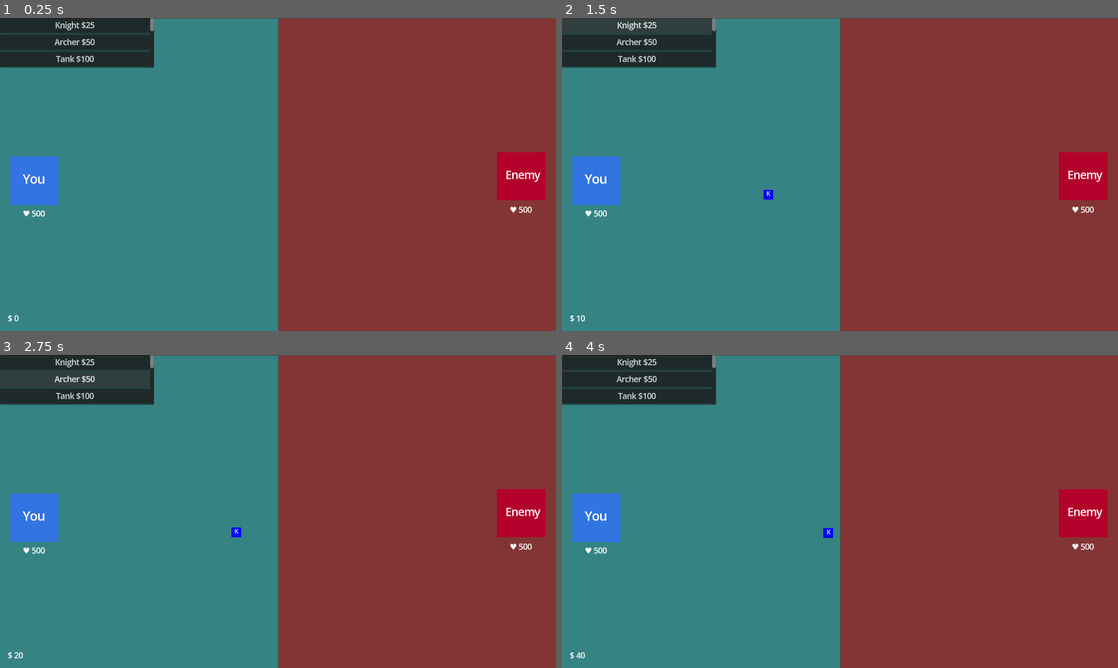
Above: before the commit, frames 1-4 (two rows, left to right).
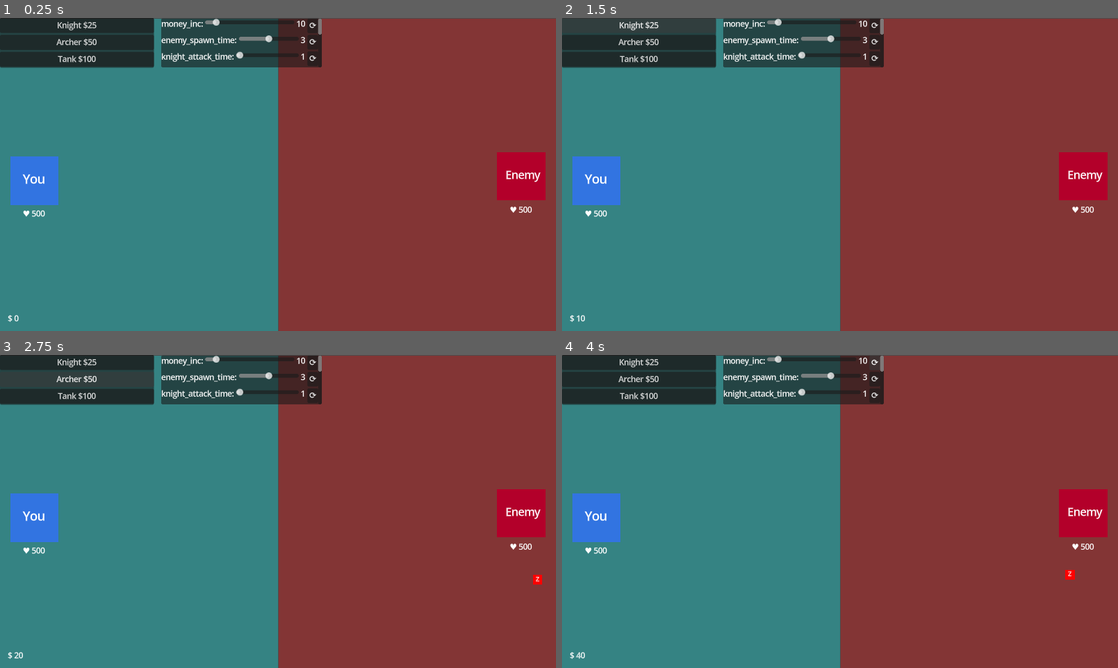
Above: after the commit, the same moments.

Repository: hpi-swa-lab/godot-pronto
Game: Godot game, scene res://prototypes/i4w1-jf-tower-defense/tower-defense.tscn
Same seed, same stepped clock (60 frames per second), same inputs: the game is played once before the commit and once after it.
Inputs (mouse positions are in pixels of both pictures, inside the frame that each line leads up to):
- Up to frame 1 (0.25 s): no input
- Up to frame 2 (1.5 s): click (634, 77) at 0.5 s, where only the run before the commit has a clickable "Spawn Enemy"; click "Knight $25" at 1.25 s
- Up to frame 3 (2.75 s): click "Archer $50" at 2 s
- Up to frame 4 (4 s): click "Tank $100" at 2.75 s; click "⟳" at 3.5 s

The runs differ from the first frame. In frame 1, 4.9% of the frame differs, in the area x 9-58%, y 0-16%; in frame 2, 4.9%; in frame 3, 5.0%; in frame 4, 5.0%, in the area x 9-93%, y 0-72%.

Commit message:
save current state

Diff:
--- a/prototypes/i4w1-jf-tower-defense/Castle.gd
+++ b/prototypes/i4w1-jf-tower-defense/Castle.gd
@@ -1,4 +1,4 @@
-extends StaticBody2D
+extends Area2D
 
 var attacker: CharacterBody2D = null
 @export var life_property: String = ""
--- a/prototypes/i4w1-jf-tower-defense/Enemy.gd
+++ b/prototypes/i4w1-jf-tower-defense/Enemy.gd
@@ -13,11 +13,12 @@
 var target: Node2D = null
 var attacker: Node2D = null
 
-@export var speed: float
+@export var speed_prop: String
 @export var health: float
 @export var damage: float
 
 func _ready():
+	nav_agent.path_desired_distance = 4.0
 	dead_color = Color(color.r, color.g, color.b, 0.0)
 	max_health = health
 	if target_location:
@@ -27,7 +28,7 @@
 
 func _physics_process(delta):
 	var dir = to_local(nav_agent.get_next_path_position()).normalized()
-	velocity = dir * speed
+	velocity = dir * G.at(speed_prop)
 	move_and_slide()
 	check_if_target_out_of_dist()
 	queue_redraw()
--- a/prototypes/i4w1-jf-tower-defense/tower-defense.tscn
+++ b/prototypes/i4w1-jf-tower-defense/tower-defense.tscn
@@ -416,12 +416,168 @@
 deferred = false
 enabled = true
 
+[sub_resource type="GDScript" id="GDScript_0r3jk"]
+script/source = "@tool
+extends U
+@warning_ignore(\"unused_parameter\")
+func run(from, to):
+	var rng = RandomNumberGenerator.new()
+	var rndY = rng.randi_range(0, 650)
+	return Vector2(1200, rndY)
+"
+
+[sub_resource type="Resource" id="Resource_pyqtv"]
+script = ExtResource("4_gmxrw")
+nested_script = SubResource("GDScript_0r3jk")
+argument_names = ["from", "to"]
+return_value = true
+
+[sub_resource type="GDScript" id="GDScript_m5ytd"]
+script/source = "@tool
+extends U
+@warning_ignore(\"unused_parameter\")
+func run(from, to):
+	return true
+"
+
+[sub_resource type="Resource" id="Resource_scs58"]
+script = ExtResource("4_gmxrw")
+nested_script = SubResource("GDScript_m5ytd")
+argument_names = ["from", "to"]
+return_value = true
+
+[sub_resource type="Resource" id="Resource_8hvba"]
+script = ExtResource("4_0nawf")
+signal_name = "elapsed"
+to = NodePath("../EnemySpawner")
+invoke = "spawn_at"
+arguments = [SubResource("Resource_pyqtv")]
+only_if = SubResource("Resource_scs58")
+deferred = false
+enabled = true
+
+[sub_resource type="GDScript" id="GDScript_dimjq"]
+script/source = "@tool
+extends U
+@warning_ignore(\"unused_parameter\")
+func run():
+	return G.at(\"enemy_spawn_time\")
+"
+
+[sub_resource type="Resource" id="Resource_eswth"]
+script = ExtResource("4_gmxrw")
+nested_script = SubResource("GDScript_dimjq")
+argument_names = []
+return_value = true
+
+[sub_resource type="NavigationPolygon" id="NavigationPolygon_l2jg2"]
+vertices = PackedVector2Array(1428, -118, 1388, 766, 1150, 393, 1150, 257, -101, -80, 1009, 257, -141, 774, 1010, 393, 121, 387, 20, 387, 20, 287, 121, 287)
+polygons = Array[PackedInt32Array]([PackedInt32Array(0, 1, 2, 3), PackedInt32Array(4, 0, 3, 5), PackedInt32Array(2, 1, 6, 7), PackedInt32Array(8, 7, 6, 9), PackedInt32Array(9, 6, 4, 10), PackedInt32Array(10, 4, 5, 11), PackedInt32Array(11, 5, 7, 8)])
+outlines = Array[PackedVector2Array]([PackedVector2Array(20, 287, 121, 287, 121, 387, 20, 387), PackedVector2Array(1009, 257, 1150, 257, 1150, 393, 1010, 393), PackedVector2Array(-101, -80, 1428, -118, 1388, 766, -141, 774)])
+
+[sub_resource type="GDScript" id="GDScript_lhnjy"]
+script/source = "@tool
+extends U
+@warning_ignore(\"unused_parameter\")
+func run(from, to):
+	return \"player_money\"
+"
+
+[sub_resource type="Resource" id="Resource_mssep"]
+script = ExtResource("4_gmxrw")
+nested_script = SubResource("GDScript_lhnjy")
+argument_names = ["from", "to"]
+return_value = true
+
+[sub_resource type="GDScript" id="GDScript_15k8m"]
+script/source = "@tool
+extends U
+@warning_ignore(\"unused_parameter\")
+func run(from, to):
+	return G.at(\"money_inc\")
+"
+
+[sub_resource type="Resource" id="Resource_2bsfd"]
+script = ExtResource("4_gmxrw")
+nested_script = SubResource("GDScript_15k8m")
+argument_names = ["from", "to"]
+return_value = true
+
+[sub_resource type="GDScript" id="GDScript_4kn6d"]
+script/source = "@tool
+extends U
+@warning_ignore(\"unused_parameter\")
+func run(from, to):
+	return true
+"
+
+[sub_resource type="Resource" id="Resource_bgev6"]
+script = ExtResource("4_gmxrw")
+nested_script = SubResource("GDScript_4kn6d")
+argument_names = ["from", "to"]
+return_value = true
+
+[sub_resource type="Resource" id="Resource_ysxx3"]
+script = ExtResource("4_0nawf")
+signal_name = "elapsed"
+to = NodePath("State")
+invoke = "inc"
+arguments = [SubResource("Resource_mssep"), SubResource("Resource_2bsfd")]
+only_if = SubResource("Resource_bgev6")
+deferred = false
+enabled = true
+
+[sub_resource type="GDScript" id="GDScript_6d4hq"]
+script/source = "@tool
+extends U
+@warning_ignore(\"unused_parameter\")
+func run():
+	return \"$ \" + str(G.at(\"player_money\"))
+"
+
+[sub_resource type="Resource" id="Resource_dyfov"]
+script = ExtResource("4_gmxrw")
+nested_script = SubResource("GDScript_6d4hq")
+argument_names = []
+return_value = true
+
+[sub_resource type="GDScript" id="GDScript_i12no"]
+script/source = "@tool
+extends U
+@warning_ignore(\"unused_parameter\")
+func run():
+	return \"♥ \" + str(G.at(\"player_life\"))
+"
+
+[sub_resource type="Resource" id="Resource_6xqf2"]
+script = ExtResource("4_gmxrw")
+nested_script = SubResource("GDScript_i12no")
+argument_names = []
+return_value = true
+
+[sub_resource type="GDScript" id="GDScript_u2q75"]
+script/source = "@tool
+extends U
+@warning_ignore(\"unused_parameter\")
+func run():
+	return \"♥ \" + str(G.at(\"enemy_life\"))
+"
+
+[sub_resource type="Resource" id="Resource_o5pu6"]
+script = ExtResource("4_gmxrw")
+nested_script = SubResource("GDScript_u2q75")
+argument_names = []
+return_value = true
+
 [sub_resource type="GDScript" id="GDScript_in53g"]
 script/source = "@tool
 extends U
 @warning_ignore(\"unused_parameter\")
 func run():
-	return true
+	if G.at(\"player_money\") >= 25:
+		G.inc(\"player_money\", -25)
+		return true
+	return false
 "
 
 [sub_resource type="Resource" id="Resource_5yemp"]
@@ -476,8 +632,8 @@
 extends U
 @warning_ignore(\"unused_parameter\")
 func run():
-	if G.at(\"player_money\") >= G.at(\"archer_cost\"):
-		G.put(\"player_money\", G.at(\"player_money\") - G.at(\"archer_cost\"))
+	if G.at(\"player_money\") >= 50:
+		G.inc(\"player_money\", -50)
 		return true
 	return false
 "
@@ -534,8 +690,8 @@
 extends U
 @warning_ignore(\"unused_parameter\")
 func run():
-	if G.at(\"player_money\") >= G.at(\"tank_cost\"):
-		G.put(\"player_money\", G.at(\"player_money\") - G.at(\"tank_cost\"))
+	if G.at(\"player_money\") >= 100:
+		G.inc(\"player_money\", -100)
 		return true
 	return false
 "
@@ -587,146 +743,6 @@
 deferred = false
 enabled = true
 
-[sub_resource type="GDScript" id="GDScript_bh8r6"]
-script/source = "@tool
-extends U
-@warning_ignore(\"unused_parameter\")
-func run(result, from, to):
-	var rng = RandomNumberGenerator.new()
-	var rndX = rng.randi_range(575, 1000)
-	var rndY = rng.randi_range(0, 650)
-	return Vector2(rndX, rndY)
-"
-
-[sub_resource type="Resource" id="Resource_vdxoq"]
-script = ExtResource("4_gmxrw")
-nested_script = SubResource("GDScript_bh8r6")
-argument_names = ["result", "from", "to"]
-return_value = true
-
-[sub_resource type="GDScript" id="GDScript_fwwrg"]
-script/source = "@tool
-extends U
-@warning_ignore(\"unused_parameter\")
-func run(result, from, to):
-	return true
-"
-
-[sub_resource type="Resource" id="Resource_xtm80"]
-script = ExtResource("4_gmxrw")
-nested_script = SubResource("GDScript_fwwrg")
-argument_names = ["result", "from", "to"]
-return_value = true
-
-[sub_resource type="Resource" id="Resource_a3h3y"]
-script = ExtResource("4_0nawf")
-signal_name = "after"
-to = NodePath("../../../EnemySpawner")
-invoke = "spawn_at"
-arguments = [SubResource("Resource_vdxoq")]
-only_if = SubResource("Resource_xtm80")
-deferred = false
-enabled = true
-
-[sub_resource type="NavigationPolygon" id="NavigationPolygon_l2jg2"]
-vertices = PackedVector2Array(-106, 694, 121, 387, 1029, 379, 1130, 379, 1199, 747, 1229, -31, 1128, 277, 20, 287, -29, -36, 1029, 279, 121, 287, 20, 387)
-polygons = Array[PackedInt32Array]([PackedInt32Array(0, 1, 2, 3, 4), PackedInt32Array(5, 4, 3, 6), PackedInt32Array(7, 8, 5, 6, 9, 10), PackedInt32Array(11, 1, 0), PackedInt32Array(11, 0, 8, 7), PackedInt32Array(10, 9, 2, 1)])
-outlines = Array[PackedVector2Array]([PackedVector2Array(20, 287, 121, 287, 121, 387, 20, 387), PackedVector2Array(1029, 279, 1128, 277, 1130, 379, 1029, 379), PackedVector2Array(-29, -36, 1229, -31, 1199, 747, -106, 694)])
-
-[sub_resource type="GDScript" id="GDScript_lhnjy"]
-script/source = "@tool
-extends U
-@warning_ignore(\"unused_parameter\")
-func run(from, to):
-	return \"player_money\"
-"
-
-[sub_resource type="Resource" id="Resource_mssep"]
-script = ExtResource("4_gmxrw")
-nested_script = SubResource("GDScript_lhnjy")
-argument_names = ["from", "to"]
-return_value = true
-
-[sub_resource type="GDScript" id="GDScript_15k8m"]
-script/source = "@tool
-extends U
-@warning_ignore(\"unused_parameter\")
-func run(from, to):
-	return G.at(\"money_inc\")
-"
-
-[sub_resource type="Resource" id="Resource_2bsfd"]
-script = ExtResource("4_gmxrw")
-nested_script = SubResource("GDScript_15k8m")
-argument_names = ["from", "to"]
-return_value = true
-
-[sub_resource type="GDScript" id="GDScript_4kn6d"]
-script/source = "@tool
-extends U
-@warning_ignore(\"unused_parameter\")
-func run(from, to):
-	return true
-"
-
-[sub_resource type="Resource" id="Resource_bgev6"]
-script = ExtResource("4_gmxrw")
-nested_script = SubResource("GDScript_4kn6d")
-argument_names = ["from", "to"]
-return_value = true
-
-[sub_resource type="Resource" id="Resource_ysxx3"]
-script = ExtResource("4_0nawf")
-signal_name = "elapsed"
-to = NodePath("State")
-invoke = "inc"
-arguments = [SubResource("Resource_mssep"), SubResource("Resource_2bsfd")]
-only_if = SubResource("Resource_bgev6")
-deferred = false
-enabled = true
-
-[sub_resource type="GDScript" id="GDScript_6d4hq"]
-script/source = "@tool
-extends U
-@warning_ignore(\"unused_parameter\")
-func run():
-	return \"$ \" + str(G.at(\"player_money\"))
-"
-
-[sub_resource type="Resource" id="Resource_dyfov"]
-script = ExtResource("4_gmxrw")
-nested_script = SubResource("GDScript_6d4hq")
-argument_names = []
-return_value = true
-
-[sub_resource type="GDScript" id="GDScript_i12no"]
-script/source = "@tool
-extends U
-@warning_ignore(\"unused_parameter\")
-func run():
-	return \"♥ \" + str(G.at(\"player_life\"))
-"
-
-[sub_resource type="Resource" id="Resource_6xqf2"]
-script = ExtResource("4_gmxrw")
-nested_script = SubResource("GDScript_i12no")
-argument_names = []
-return_value = true
-
-[sub_resource type="GDScript" id="GDScript_u2q75"]
-script/source = "@tool
-extends U
-@warning_ignore(\"unused_parameter\")
-func run():
-	return \"♥ \" + str(G.at(\"enemy_life\"))
-"
-
-[sub_resource type="Resource" id="Resource_o5pu6"]
-script = ExtResource("4_gmxrw")
-nested_script = SubResource("GDScript_u2q75")
-argument_names = []
-return_value = true
-
 [node name="Node2D" type="Node2D"]
 script = ExtResource("1_wa5o0")
 
@@ -746,7 +762,7 @@
 color = Color(1, 0, 0, 0.305882)
 placeholder_size = Vector2(575, 650)
 
-[node name="MyCastle" type="StaticBody2D" parent="." groups=["troop"]]
+[node name="MyCastle" type="Area2D" parent="." groups=["troop"]]
 position = Vector2(71, 337)
 script = ExtResource("3_wx5gk")
 life_property = "player_life"
@@ -763,7 +779,7 @@
 global = true
 metadata/player_life = 500.0
 
-[node name="EnemyCastle" type="StaticBody2D" parent="." groups=["enemy"]]
+[node name="EnemyCastle" type="Area2D" parent="." groups=["enemy"]]
 position = Vector2(1080, 328)
 script = ExtResource("3_wx5gk")
 life_property = "enemy_life"
@@ -791,7 +807,7 @@
 target_location = NodePath("../../EnemyCastle")
 color = Color(0, 0, 1, 1)
 range_prop = "knight_range"
-speed = 50.0
+speed_prop = "knight_speed"
 health = 100.0
 damage = 10.0
 
@@ -833,7 +849,7 @@
 target_location = NodePath("../../EnemyCastle")
 color = Color(0, 0, 1, 1)
 range_prop = "archer_range"
-speed = 50.0
+speed_prop = "archer_speed"
 health = 100.0
 damage = 50.0
 
@@ -875,8 +891,8 @@
 target_location = NodePath("../../EnemyCastle")
 color = Color(0, 0, 1, 1)
 range_prop = "tank_range"
-speed = 30.0
-health = 200.0
+speed_prop = "tank_speed"
+health = 500.0
 damage = 5.0
 
 [node name="Placeholder" type="Node2D" parent="Spawner3/Tank"]
@@ -907,7 +923,7 @@
 to_prop = "duration_seconds"
 
 [node name="EnemySpawner" type="Node2D" parent="."]
-position = Vector2(984, 39)
+position = Vector2(1015, 65)
 script = ExtResource("2_2kynd")
 metadata/pronto_connections = [SubResource("Resource_u03uj")]
 
@@ -917,7 +933,7 @@
 target_location = NodePath("../../MyCastle")
 color = Color(1, 0, 0, 1)
 range_prop = "knight_range"
-speed = 30.0
+speed_prop = "knight_speed"
 health = 100.0
 damage = 10.0
 
@@ -925,10 +941,6 @@
 script = ExtResource("1_5i2nd")
 label = "  Z"
 color = Color(1, 0, 0, 1)
-
-[node name="NavigationAgent2D" type="NavigationAgent2D" parent="EnemySpawner/Enemy"]
-avoidance_enabled = true
-radius = 114.6
 
 [node name="NavigationObstacle2D" type="NavigationObstacle2D" parent="EnemySpawner/Enemy"]
 
@@ -942,128 +954,24 @@
 position = Vector2(34, 59)
 script = ExtResource("8_2r0ku")
 
-[node name="PanelContainer" type="PanelContainer" parent="."]
-offset_right = 319.0
-offset_bottom = 103.0
-
-[node name="PrototypingUI" type="Node2D" parent="PanelContainer"]
-position = Vector2(15, 14)
-script = ExtResource("6_rt3b5")
-
-[node name="Knight $25" type="Node2D" parent="PanelContainer/PrototypingUI"]
-position = Vector2(1, -2)
-script = ExtResource("3_1dipl")
-evaluate = SubResource("Resource_5yemp")
-metadata/pronto_connections = [SubResource("Resource_tnr71")]
-
-[node name="Archer $50" type="Node2D" parent="PanelContainer/PrototypingUI"]
-position = Vector2(2, 34)
-script = ExtResource("3_1dipl")
-evaluate = SubResource("Resource_pyv8w")
-metadata/pronto_connections = [SubResource("Resource_s5xrh")]
-
-[node name="Tank $100" type="Node2D" parent="PanelContainer/PrototypingUI"]
-position = Vector2(4, 72)
-script = ExtResource("3_1dipl")
-evaluate = SubResource("Resource_idd87")
-metadata/pronto_connections = [SubResource("Resource_77je2")]
-
-[node name="Spawn Enemy" type="Node2D" parent="PanelContainer/PrototypingUI"]
-position = Vector2(242, -65)
-script = ExtResource("3_1dipl")
-evaluate = SubResource("Resource_5yemp")
-metadata/pronto_connections = [SubResource("Resource_a3h3y")]
-
-[node name="knight_cost" type="Node2D" parent="PanelContainer/PrototypingUI"]
-position = Vector2(139.046, -139.046)
-script = ExtResource("11_2imrd")
-float_from = 10.0
-float_to = 200.0
-float_value = 25.0
-float_step_size = 1.0
-
-[node name="money_inc" type="Node2D" parent="PanelContainer/PrototypingUI"]
-position = Vector2(1.52588e-05, -170.191)
-script = ExtResource("11_2imrd")
-float_from = 1.0
-float_to = 100.0
-float_value = 10.0
-float_step_size = 1.0
-
-[node name="archer_cost" type="Node2D" parent="PanelContainer/PrototypingUI"]
-position = Vector2(139.046, -139.046)
-script = ExtResource("11_2imrd")
-float_from = 10.0
-float_to = 200.0
-float_value = 50.0
-float_step_size = 1.0
-
-[node name="tank_cost" type="Node2D" parent="PanelContainer/PrototypingUI"]
-position = Vector2(139.046, -139.046)
-script = ExtResource("11_2imrd")
-float_from = 10.0
-float_to = 200.0
-float_value = 100.0
-float_step_size = 1.0
-
-[node name="knight_range" type="Node2D" parent="PanelContainer/PrototypingUI"]
-position = Vector2(139.046, -139.046)
-script = ExtResource("11_2imrd")
-float_from = 50.0
-float_to = 300.0
-float_value = 150.0
-float_step_size = 1.0
-
-[node name="archer_range" type="Node2D" parent="PanelContainer/PrototypingUI"]
-position = Vector2(139.046, -139.046)
-script = ExtResource("11_2imrd")
-float_from = 50.0
-float_to = 300.0
-float_value = 250.0
-float_step_size = 1.0
-
-[node name="tank_range" type="Node2D" parent="PanelContainer/PrototypingUI"]
-position = Vector2(139.046, -139.046)
-script = ExtResource("11_2imrd")
-float_from = 50.0
-float_to = 300.0
-float_value = 50.0
-float_step_size = 1.0
-
-[node name="knight_attack_time" type="Node2D" parent="PanelContainer/PrototypingUI"]
-position = Vector2(139.046, -139.046)
-script = ExtResource("11_2imrd")
-float_from = 1.0
-float_to = 5.0
-float_value = 1.0
-float_step_size = 1.0
-
-[node name="archer_attack_time" type="Node2D" parent="PanelContainer/PrototypingUI"]
-position = Vector2(139.046, -139.046)
-script = ExtResource("11_2imrd")
-float_from = 1.0
-float_to = 5.0
-float_value = 3.0
-float_step_size = 1.0
-
-[node name="tank_attack_time" type="Node2D" parent="PanelContainer/PrototypingUI"]
-position = Vector2(139.046, -139.046)
-script = ExtResource("11_2imrd")
-float_from = 1.0
-float_to = 5.0
-float_value = 1.0
-float_step_size = 1.0
-
-[node name="speed" type="Node2D" parent="PanelContainer/PrototypingUI"]
-position = Vector2(-144, -178)
-script = ExtResource("11_2imrd")
-float_from = 25.0
-float_to = 100.0
-float_value = 50.0
-float_step_size = 1.0
+[node name="NavigationAgent2D" type="NavigationAgent2D" parent="EnemySpawner/Enemy"]
+avoidance_enabled = true
+radius = 114.6
+
+[node name="SpawnerClock" type="Node2D" parent="."]
+position = Vector2(982, 59)
+script = ExtResource("7_s3v3w")
+trigger_interval_in_seconds = 1.0
+metadata/pronto_connections = [SubResource("Resource_8hvba")]
+
+[node name="Bind" type="Node2D" parent="SpawnerClock"]
+script = ExtResource("13_wys14")
+evaluate = SubResource("Resource_eswth")
+to_prop = "duration_seconds"
 
 [node name="NavigationRegion2D" type="NavigationRegion2D" parent="."]
 visible = false
+position = Vector2(3, 3)
 navigation_polygon = SubResource("NavigationPolygon_l2jg2")
 
 [node name="MoneyClock" type="Node2D" parent="."]
@@ -1117,3 +1025,126 @@
 script = ExtResource("13_wys14")
 evaluate = SubResource("Resource_o5pu6")
 to_prop = "text"
+
+[node name="PanelContainer" type="PanelContainer" parent="."]
+offset_right = 319.0
+offset_bottom = 103.0
+
+[node name="PrototypingUI" type="Node2D" parent="PanelContainer"]
+position = Vector2(15, 14)
+script = ExtResource("6_rt3b5")
+
+[node name="Knight $25" type="Node2D" parent="PanelContainer/PrototypingUI"]
+position = Vector2(1, -2)
+script = ExtResource("3_1dipl")
+evaluate = SubResource("Resource_5yemp")
+metadata/pronto_connections = [SubResource("Resource_tnr71")]
+
+[node name="Archer $50" type="Node2D" parent="PanelContainer/PrototypingUI"]
+position = Vector2(2, 34)
+script = ExtResource("3_1dipl")
+evaluate = SubResource("Resource_pyv8w")
+metadata/pronto_connections = [SubResource("Resource_s5xrh")]
+
+[node name="Tank $100" type="Node2D" parent="PanelContainer/PrototypingUI"]
+position = Vector2(4, 72)
+script = ExtResource("3_1dipl")
+evaluate = SubResource("Resource_idd87")
+metadata/pronto_connections = [SubResource("Resource_77je2")]
+
+[node name="PanelContainer2" type="PanelContainer" parent="."]
+offset_left = 334.0
+offset_top = 1.0
+offset_right = 667.0
+offset_bottom = 102.0
+
+[node name="PrototypingUI" type="Node2D" parent="PanelContainer2"]
+position = Vector2(-123.029, 123.029)
+script = ExtResource("6_rt3b5")
+
+[node name="money_inc" type="Node2D" parent="PanelContainer2/PrototypingUI"]
+position = Vector2(-195.971, -280.22)
+script = ExtResource("11_2imrd")
+float_from = 1.0
+float_to = 100.0
+float_value = 10.0
+float_step_size = 1.0
+
+[node name="enemy_spawn_time" type="Node2D" parent="PanelContainer2/PrototypingUI"]
+script = ExtResource("11_2imrd")
+float_from = 1.0
+float_to = 5.0
+float_value = 3.0
+float_step_size = 1.0
+
+[node name="knight_attack_time" type="Node2D" parent="PanelContainer2/PrototypingUI"]
+position = Vector2(-56.925, -249.075)
+script = ExtResource("11_2imrd")
+float_from = 1.0
+float_to = 5.0
+float_value = 1.0
+float_step_size = 1.0
+
+[node name="archer_attack_time" type="Node2D" parent="PanelContainer2/PrototypingUI"]
+position = Vector2(-56.925, -249.075)
+script = ExtResource("11_2imrd")
+float_from = 1.0
+float_to = 5.0
+float_value = 3.0
+float_step_size = 1.0
+
+[node name="tank_attack_time" type="Node2D" parent="PanelContainer2/PrototypingUI"]
+position = Vector2(-56.925, -249.075)
+script = ExtResource("11_2imrd")
+float_from = 1.0
+float_to = 5.0
+float_value = 1.0
+float_step_size = 1.0
+
+[node name="knight_range" type="Node2D" parent="PanelContainer2/PrototypingUI"]
+position = Vector2(-56.925, -249.075)
+script = ExtResource("11_2imrd")
+float_from = 50.0
+float_to = 300.0
+float_value = 150.0
+float_step_size = 1.0
+
+[node name="archer_range" type="Node2D" parent="PanelContainer2/PrototypingUI"]
+position = Vector2(-56.925, -249.075)
+script = ExtResource("11_2imrd")
+float_from = 50.0
+float_to = 300.0
+float_value = 250.0
+float_step_size = 1.0
+
+[node name="tank_range" type="Node2D" parent="PanelContainer2/PrototypingUI"]
+position = Vector2(-56.925, -249.075)
+script = ExtResource("11_2imrd")
+float_from = 50.0
+float_to = 300.0
+float_value = 50.0
+float_step_size = 1.0
+
+[node name="knight_speed" type="Node2D" parent="PanelContainer2/PrototypingUI"]
+position = Vector2(-120.897, 120.897)
+script = ExtResource("11_2imrd")
+float_from = 30.0
+float_to = 100.0
+float_value = 50.0
+float_step_size = 5.0
+
+[node name="archer_speed" type="Node2D" parent="PanelContainer2/PrototypingUI"]
+position = Vector2(-120.897, 120.897)
+script = ExtResource("11_2imrd")
+float_from = 30.0
+float_to = 100.0
+float_value = 50.0
+float_step_size = 5.0
+
+[node name="tank_speed" type="Node2D" parent="PanelContainer2/PrototypingUI"]
+position = Vector2(-752.197, 417.197)
+script = ExtResource("11_2imrd")
+float_from = 10.0
+float_to = 50.0
+float_value = 30.0
+float_step_size = 5.0
Not shown: 1 places in prototypes/i4w1-jf-tower-defense/tower-defense.tscn that only renumber resources
